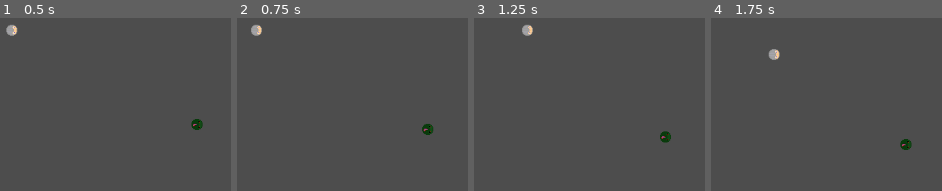
Above: before the commit, frames 1-4 (left to right).
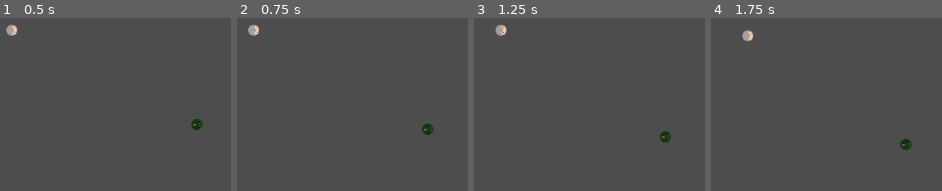
Above: after the commit, the same moments.

Repository: Spinatlasagnyey/8-BallsInYourFace
Game: Godot game, scene res://ScenenLinus/playground_linus.tscn
Same seed, same stepped clock (60 frames per second), same inputs: the game is played once before the commit and once after it. This scene is started directly instead of the project's main scene.
Inputs (mouse positions are in pixels of both pictures, inside the frame that each line leads up to):
- Up to frame 1 (0.5 s): no input
- Up to frame 2 (0.75 s): tap Enter at 0.5 s; move the mouse to (outside the picture) at 0.52 s; hold D (right) from 0.53 s (still down); click (outside the picture) at 0.6 s
- Up to frame 3 (1.25 s): keep holding D (right)
- Up to frame 4 (1.75 s): move the mouse to (717, 165) at 1.27 s; release D (right) at 1.28 s; hold S (down) from 1.28 s (still down); click (717, 165) at 1.35 s

Frame 1 is identical in both runs. In frame 2, 0.2% of the frame differs, in the area x 4-11%, y 4-11%; in frame 3, 0.5%, in the area x 9-26%, y 4-11%; in frame 4, 0.5%.

Commit message:
Input quick fix 2

Diff:
--- a/ScenenLinus/playground_linus.tscn
+++ b/ScenenLinus/playground_linus.tscn
@@ -5,7 +5,7 @@
 
 [node name="PlaygroundLinus" type="Node2D" unique_id=834243188]
 
-[node name="Player2" parent="." unique_id=18931073 groups=["player"] instance=ExtResource("1_cy7jr")]
+[node name="Player2" parent="." unique_id=18931073 instance=ExtResource("1_cy7jr")]
 position = Vector2(353, 162)
 
 [node name="PlayBall" parent="." unique_id=1303888406 instance=ExtResource("2_cy7jr")]
--- a/project.godot
+++ b/project.godot
@@ -61,6 +61,11 @@
 "events": [Object(InputEventMouseButton,"resource_local_to_scene":false,"resource_name":"","device":-1,"window_id":0,"a …(258 unchanged characters)…
 ]
 }
+attack={
+"deadzone": 0.2,
+"events": [Object(InputEventMouseButton,"resource_local_to_scene":false,"resource_name":"","device":-1,"window_id":0,"alt_pressed":false,"shift_pressed":false,"ctrl_pressed":false,"meta_pressed":false,"button_mask":1,"position":Vector2(134, 14),"global_position":Vector2(141, 51),"factor":1.0,"button_index":1,"canceled":false,"pressed":true,"double_click":false,"script":null)
+]
+}
 
 [physics]
 
